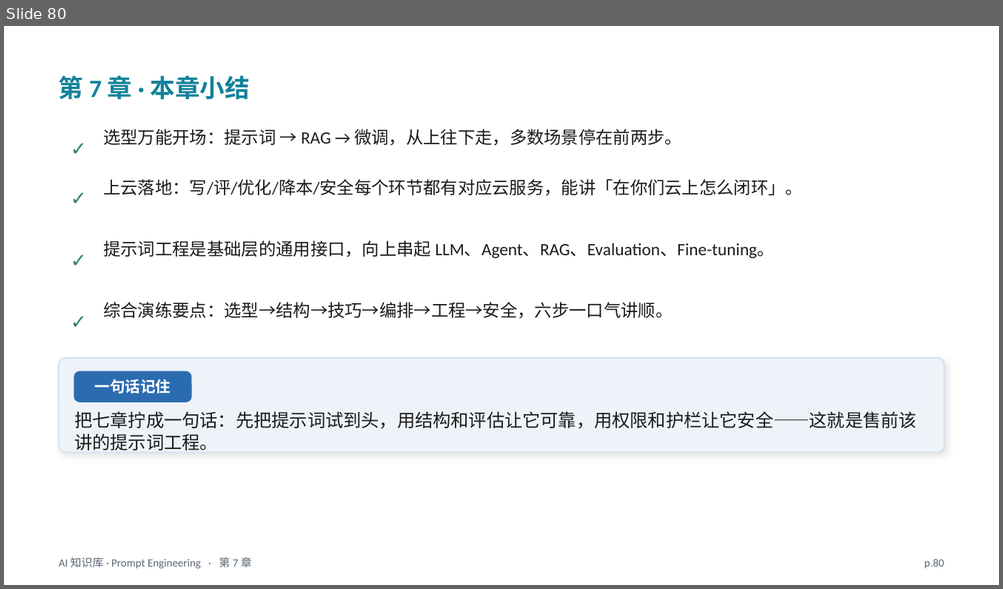
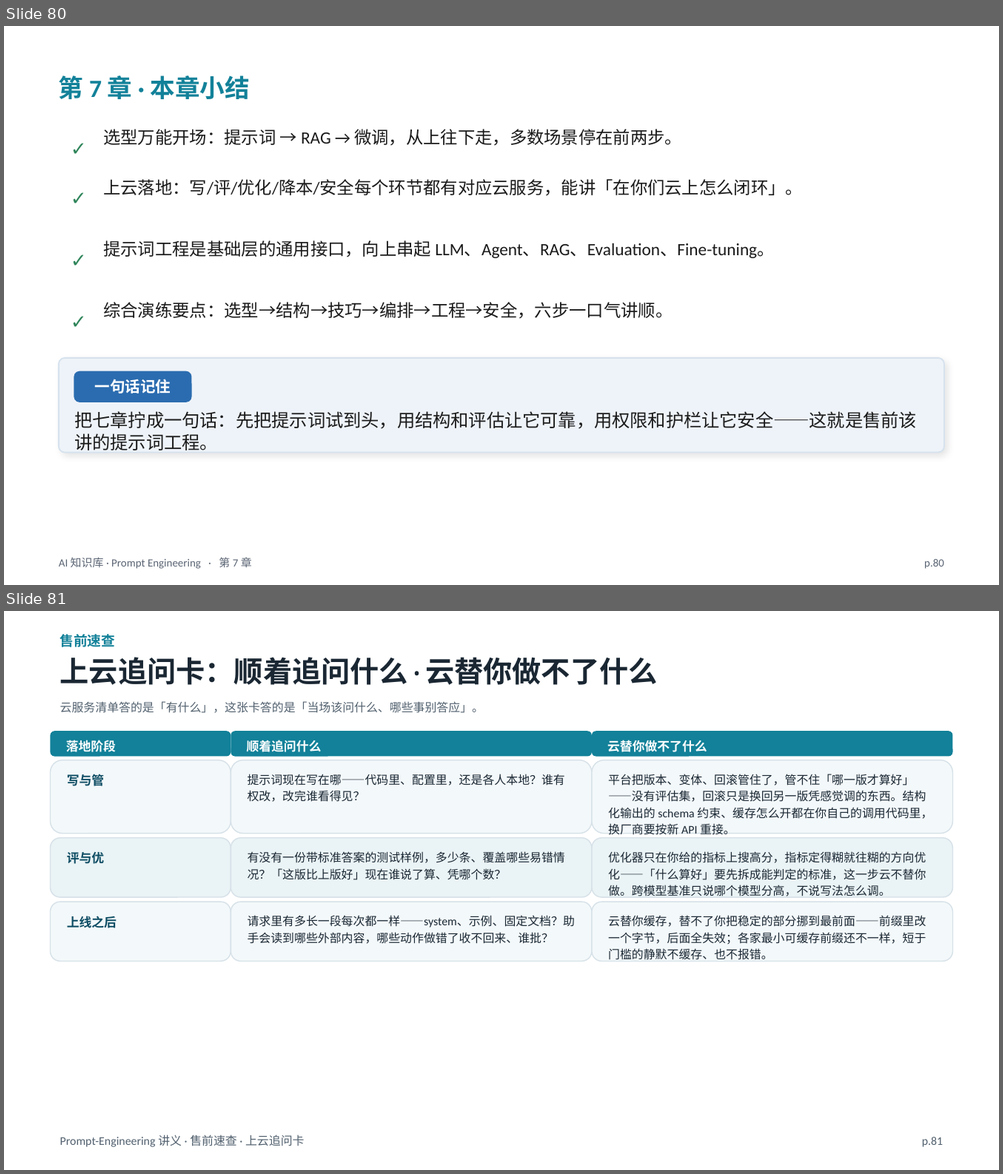
Before and after one commit to jasonlijiaxiang/ai-knowledge-base, a slide deck: PPT-version/Prompt-Engineering/Prompt-Engineering-讲义.pptx. Shown one above the other, each under a label of ours: slide 80 before the commit, slides 80 and 81 after it. The pictures are 1003x589 and 1003x1174 pixels, drawn with LibreOffice and Linux fonts; fonts in the diff are those of the drawing. Boxes give left, top, right and bottom in pixels: in the first picture for what was removed or moved away, otherwise in the second. Text is boxed around its words. In the diff, an @@ line names an element or a change of style, - is before the commit and + after.

```diff
--- a/PPT-version/Prompt-Engineering/Prompt-Engineering-讲义.pptx
+++ b/PPT-version/Prompt-Engineering/Prompt-Engineering-讲义.pptx
@@ slide 81 added at (4,611,999,1170), background #FFFFFF @@
@@ text added at (60,634,115,647), 10 pt, text #128199, bold @@
+售前速查
@@ text added at (60,657,657,685), 21 pt, text #1A2733, bold @@
+上云追问卡：顺着追问什么 · 云替你做不了什么
@@ text added at (60,701,484,713), 8.5 pt, text #51606E @@
+云服务清单答的是「有什么」，这张卡答的是「当场该问什么、哪些事别答应」。
@@ rounded rectangle added at (51,732,230,758), fill #128199 @@
@@ text added at (66,740,116,752), 9 pt, text #FFFFFF, bold @@
+落地阶段
@@ rounded rectangle added at (230,732,592,758), fill #128199 @@
@@ text added at (247,740,321,752), 9 pt, text #FFFFFF, bold @@
+顺着追问什么
@@ rounded rectangle added at (592,732,953,758), fill #128199 @@
@@ text added at (607,740,707,752), 9 pt, text #FFFFFF, bold @@
+云替你做不了什么
@@ rounded rectangle added at (51,760,230,834), fill #F3F8FA, outline #D6E1E8 0.75 pt @@
@@ rounded rectangle added at (230,760,592,834), fill #F3F8FA, outline #D6E1E8 0.75 pt @@
@@ rounded rectangle added at (592,760,953,834), fill #F3F8FA, outline #D6E1E8 0.75 pt @@
@@ text added at (67,774,104,786), 9 pt, text #0E4D64, bold @@
+写与管
@@ text added at (247,774,565,802), 8.5 pt, text #1A2733 @@
+提示词现在写在哪——代码里、配置里，还是各人本地？谁有权改，改完谁看得见？
@@ text added at (608,774,932,835), 8.5 pt, text #1A2733 @@
+平台把版本、变体、回滚管住了，管不住「哪一版才算好」——没有评估集，回滚只是换回另一版凭感觉调的东西。结构化输出的 schema 约束、缓存怎么开都在你自己的调用代码里，换厂商要按新 API 重接。
@@ rounded rectangle added at (51,837,230,897), fill #EAF3F5, outline #D6E1E8 0.75 pt @@
@@ text added at (67,852,104,864), 9 pt, text #0E4D64, bold @@
+评与优
@@ rounded rectangle added at (230,837,592,897), fill #EAF3F5, outline #D6E1E8 0.75 pt @@
@@ text added at (247,851,565,880), 8.5 pt, text #1A2733 @@
+有没有一份带标准答案的测试样例，多少条、覆盖哪些易错情况？「这版比上版好」现在谁说了算、凭哪个数？
@@ rounded rectangle added at (592,837,953,897), fill #EAF3F5, outline #D6E1E8 0.75 pt @@
@@ text added at (608,851,925,897), 8.5 pt, text #1A2733 @@
+优化器只在你给的指标上搜高分，指标定得糊就往糊的方向优化——「什么算好」要先拆成能判定的标准，这一步云不替你做。跨模型基准只说哪个模型分高，不说写法怎么调。
@@ rounded rectangle added at (51,903,230,962), fill #F3F8FA, outline #D6E1E8 0.75 pt @@
@@ text added at (67,916,116,928), 9 pt, text #0E4D64, bold @@
+上线之后
@@ rounded rectangle added at (230,903,592,962), fill #F3F8FA, outline #D6E1E8 0.75 pt @@
@@ text added at (247,915,575,944), 8.5 pt, text #1A2733 @@
+请求里有多长一段每次都一样——system、示例、固定文档？助手会读到哪些外部内容，哪些动作做错了收不回来、谁批？
@@ rounded rectangle added at (592,903,953,962), fill #F3F8FA, outline #D6E1E8 0.75 pt @@
@@ text added at (608,915,925,960), 8.5 pt, text #1A2733 @@
+云替你缓存，替不了你把稳定的部分挪到最前面——前缀里改一个字节，后面全失效；各家最小可缓存前缀还不一样，短于门槛的静默不缓存、也不报错。
@@ text added at (60,1135,304,1147), 8.5 pt, text #51606E @@
+Prompt-Engineering 讲义 · 售前速查 · 上云追问卡
@@ text added at (922,1137,942,1147), 8.5 pt, text #51606E @@
+p.81
```
Also in this commit, not shown: 1 slide changed, 44 other files.
